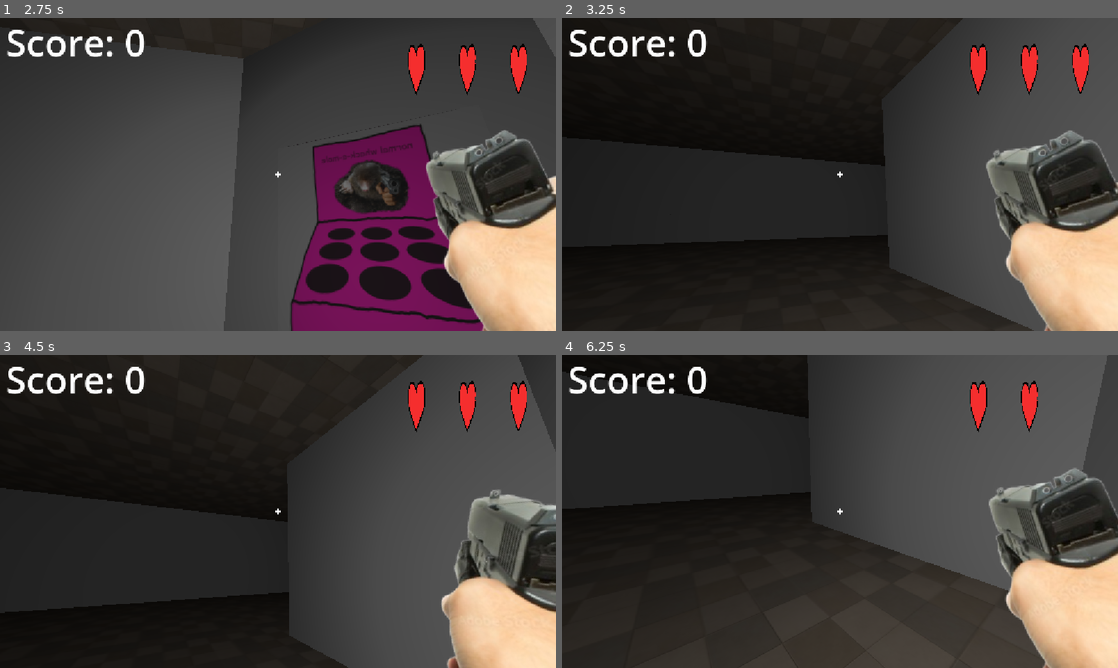
Above: before the commit, frames 1-4 (two rows, left to right).
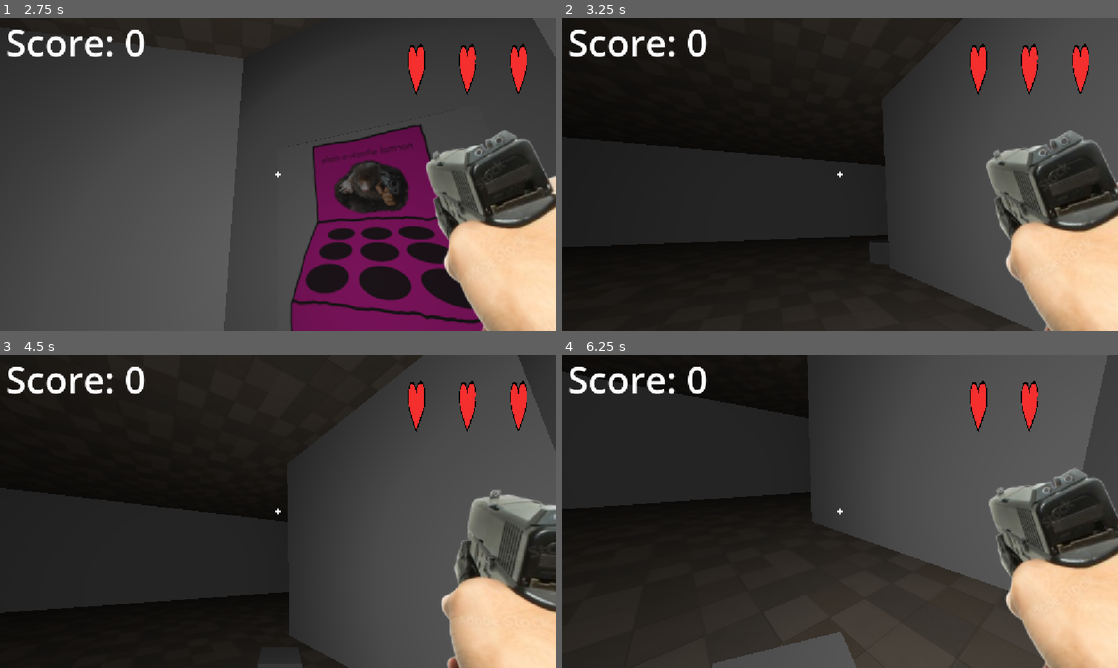
Above: after the commit, the same moments.

Repository: DaneyLmao/fight-a-mole
Game: Godot game, scene res://3D.tscn
Same seed, same stepped clock (60 frames per second), same inputs: the game is played once before the commit and once after it. This scene is started directly instead of the project's main scene.
Inputs (mouse positions are in pixels of both pictures, inside the frame that each line leads up to):
- Up to frame 1 (2.75 s): tap Enter (ui_accept) at 0.5 s; move the mouse to (400, 158) at 0.52 s; hold Right (ui_right) 0.53-1.25 s; tap A (a) at 0.6 s; click (400, 158) at 0.67 s; tap Space (jump) at 0.77 s; tap D (d) at 0.8 s; drag from (166, 190) to (250, 237) at 1.27 s; move the mouse to (333, 105) at 2.02 s; hold Right (ui_right) from 2.03 s (still down); tap S (s) at 2.1 s; tap W (w) at 2.3 s
- Up to frame 2 (3.25 s): release Right (ui_right) at 2.75 s; drag from (812, 237) to (673, 127) at 2.77 s
- Up to frame 3 (4.5 s): move the mouse to (444, 558) at 3.52 s; hold Left (ui_left) 3.53-4.25 s; tap A (a) at 3.6 s; tap Space (jump) at 3.77 s; tap D (d) at 3.8 s; drag from (111, 464) to (194, 433) at 4.27 s
- Up to frame 4 (6.25 s): move the mouse to (867, 511) at 5.02 s; hold Down 5.03-5.75 s; hold ` (damage) 5.03-5.75 s; click (867, 511) at 5.17 s; tap W (w) at 5.3 s; drag from (756, 433) to (728, 527) at 5.77 s

Frame 1 is identical in both runs. In frame 2, less than 0.1% of the frame differs, in the area x 55-59%, y 71-75%; in frame 3, 0.1%; in frame 4, 1.7%, in the area x 27-53%, y 88-100%.

Commit message:
lil demon box

Diff:
--- a/3D.tscn
+++ b/3D.tscn
@@ -7,6 +7,7 @@
 [ext_resource type="Texture2D" uid="uid://d3nvyfinmr3w5" path="res://1000_F_529266429_1atYi9eEHoiYmlQwSJyNGObrrH9I5NOs-removebg-preview.png" id="4_nhkuo"]
 [ext_resource type="Script" uid="uid://blax5p7bqirbx" path="res://tracker3d.gd" id="5_vwhn5"]
 [ext_resource type="Texture2D" uid="uid://dv747ov6fcrsg" path="res://addons/JehenoAdvancedFirstPersonController/PlayerCharacter/HUD/crosshair.png" id="6_01ym8"]
+[ext_resource type="Script" uid="uid://befwidj11vl42" path="res://bad.gd" id="8_jwkbx"]
 [ext_resource type="Script" uid="uid://b6fga5v5mgwrk" path="res://health_component.gd" id="8_oxv02"]
 [ext_resource type="Script" uid="uid://brmr2e251fdgh" path="res://score_label_3D.gd" id="8_ty56h"]
 [ext_resource type="Script" uid="uid://dlqxau7kf5fdj" path="res://texturerect.health.gd" id="9_ty56h"]
@@ -25,6 +26,8 @@
 
 [sub_resource type="CapsuleShape3D" id="CapsuleShape3D_yqkub"]
 height = 3.2890625
+
+[sub_resource type="CapsuleShape3D" id="CapsuleShape3D_pm6lt"]
 
 [node name="Node" type="Node" unique_id=1214921645]
 
@@ -192,7 +195,7 @@
 
 [node name="Player" type="Node3D" parent="." unique_id=1621682166]
 
-[node name="CharacterBody3D" type="CharacterBody3D" parent="Player" unique_id=44594975]
+[node name="CharacterBody3D" type="CharacterBody3D" parent="Player" unique_id=44594975 groups=["player"]]
 transform = Transform3D(1, 0, 0, 0, 1, 0, 0, 0, 1, -18.221, 2.8969283, -14.566)
 script = ExtResource("3_jkk2y")
 
@@ -216,6 +219,19 @@
 
 [node name="RayCast3D" type="RayCast3D" parent="Player/CharacterBody3D/Node3D/Camera3D" unique_id=1187540317]
 transform = Transform3D(1, 0, 0, 0, 1, 0, 0, 0, 1, 0, 0, -100)
+
+[node name="CharacterBody3D" type="CharacterBody3D" parent="." unique_id=444730965]
+script = ExtResource("8_jwkbx")
+
+[node name="bad" type="CSGBox3D" parent="CharacterBody3D" unique_id=620271796]
+transform = Transform3D(1, 0, 0, 0, 1, 0, 0, 0, 1, 0, 1.5, 0)
+use_collision = true
+
+[node name="CollisionShape3D" type="CollisionShape3D" parent="CharacterBody3D" unique_id=1109406893]
+transform = Transform3D(1, 0, 0, 0, 1, 0, 0, 0, 1, 0, 1.5403428, 0)
+shape = SubResource("CapsuleShape3D_pm6lt")
+
+[node name="RayCast3D" type="RayCast3D" parent="CharacterBody3D" unique_id=1537555555]
 
 [node name="CanvasLayer" type="CanvasLayer" parent="." unique_id=1858504505]
 
@@ -233,10 +249,6 @@
 grow_vertical = 2
 texture = ExtResource("6_01ym8")
 
-[node name="bad" type="CSGBox3D" parent="." unique_id=620271796]
-transform = Transform3D(1, 0, 0, 0, 1, 0, 0, 0, 1, 0, 0, -36.500652)
-use_collision = true
-
 [node name="UI" type="CanvasLayer" parent="." unique_id=724354307]
 
 [node name="ScoreLabel" type="Label" parent="UI" unique_id=1139131043]
--- /dev/null
+++ b/bad.gd
@@ -0,0 +1,74 @@
+extends CharacterBody3D
+
+@export var move_speed: float = 4.5
+@export var strafe_speed: float = 3.0
+@export var max_attack_range: float = 12.0 # Starts strafing within 12 meters
+@export var min_retreat_range: float = 5.0 # Backs up if player is within 5 meters
+
+@onready var line_of_sight: RayCast3D = $RayCast3D
+
+var player: Node3D = null
+var strafe_direction: int = 1
+var strafe_timer: float = 0.0
+var gravity: float = ProjectSettings.get_setting("physics/3d/default_gravity")
+
+func _ready() -> void:
+	# Make sure your 3D player node is in the "player" group
+	player = get_tree().get_first_node_in_group("player")
+	_pick_new_strafe()
+
+func _physics_process(delta: float) -> void:
+	# Apply gravity so the block stays on the ground
+	if not is_on_floor():
+		velocity.y -= gravity * delta
+
+	if not player:
+		move_and_slide()
+		return
+
+	# Face the player horizontally (ignoring up/down tilt)
+	var look_target = Vector3(player.global_position.x, global_position.y, player.global_position.z)
+	if global_position.distance_squared_to(look_target) > 0.01:
+		look_at(look_target, Vector3.UP)
+
+	# Update random strafe timer
+	strafe_timer -= delta
+	if strafe_timer <= 0.0:
+		_pick_new_strafe()
+
+	# Point RayCast3D at the player to check for walls
+	line_of_sight.target_position = to_local(player.global_position + Vector3(0, 1.0, 0))
+	line_of_sight.force_raycast_update()
+
+	var can_see_player: bool = true
+	if line_of_sight.is_colliding() and line_of_sight.get_collider() != player:
+		can_see_player = false
+
+	# Calculate horizontal distance and directions
+	var flat_pos = Vector3(global_position.x, 0, global_position.z)
+	var flat_player_pos = Vector3(player.global_position.x, 0, player.global_position.z)
+	var distance = flat_pos.distance_to(flat_player_pos)
+
+	var forward_dir = flat_pos.direction_to(flat_player_pos)
+	var right_dir = forward_dir.cross(Vector3.UP).normalized() * strafe_direction
+
+	var move_dir := Vector3.ZERO
+
+	if not can_see_player or distance > max_attack_range:
+		# 1. CHASE: Too far or blocked by a wall
+		move_dir = forward_dir * move_speed
+	elif distance < min_retreat_range:
+		# 2. RETREAT & STRAFE: Backpedal while strafing
+		move_dir = (-forward_dir * (move_speed * 0.7)) + (right_dir * (strafe_speed * 0.5))
+	else:
+		# 3. OPTIMAL RANGE: Strafe side-to-side
+		move_dir = right_dir * strafe_speed
+
+	velocity.x = move_dir.x
+	velocity.z = move_dir.z
+
+	move_and_slide()
+
+func _pick_new_strafe() -> void:
+	strafe_direction = [-1, 0, 1].pick_random()
+	strafe_timer = randf_range(0.6, 1.8)
Not shown, added: bad.gd.uid
